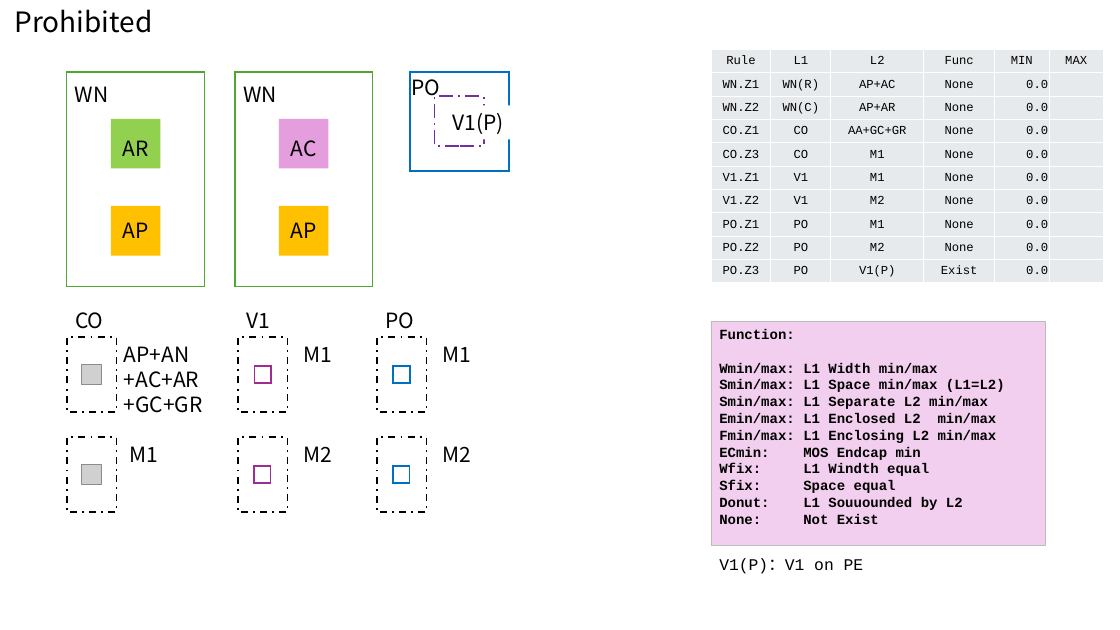
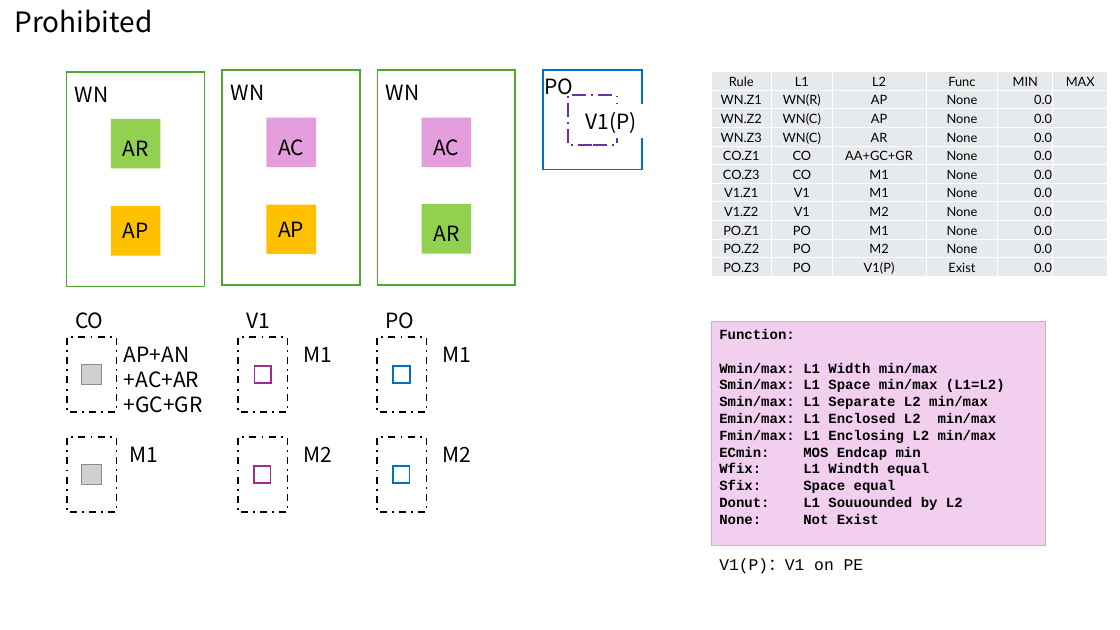
Before and after one commit to H-Ojiro/TR-1um, a slide deck: slide 3 of Document/TR-1um_DRC_summary.pptx. Drawn at 1120x630 pixels with LibreOffice and Linux fonts; fonts in the diff are those of the drawing; grey boxes stand for pictures. Boxes give left, top, right and bottom in pixels: in the first picture for what was removed or moved away, otherwise in the second. Text is boxed around its words. In the diff, an @@ line names an element or a change of style, - is before the commit and + after.

```diff
--- a/Document/TR-1um_DRC_summary.pptx
+++ b/Document/TR-1um_DRC_summary.pptx
@@ 3 texts, 1 rectangle: place and size @@
-3 texts, 1 rectangle at box(234, 71, 372, 287)
+3 texts, 1 rectangle at box(223, 71, 360, 286)
@@ rectangle added at box(377, 71, 515, 286), outline #4EA72E 1.5 pt @@
@@ text added at box(386, 84, 420, 100), 18 pt, text #000000 @@
+WN
@@ table at box(711, 71, 1107, 278) @@
-row 2: WN.Z1 | WN(R) | AP+AC | None | 0.0 | 
-row 3: WN.Z2 | WN(C) | AP+AR | None | 0.0 | 
+row 2: WN.Z1 | WN(R) | AP | None | 0.0 | 
+row 3: WN.Z2 | WN(C) | AP | None | 0.0 | 
+row 4: WN.Z3 | WN(C) | AR | None | 0.0 | 
@@ table: place and size @@
-table at box(711, 50, 1103, 283)
+table at box(711, 71, 1107, 278)
@@ rectangle: place and size @@
-rectangle at box(279, 119, 329, 169)
+rectangle at box(266, 118, 316, 167)
@@ rectangle added at box(422, 118, 471, 167), fill #E59EDD @@
@@ 2 texts, 2 rectangles: place and size @@
-2 texts, 2 rectangles at box(410, 71, 509, 171)
+2 texts, 2 rectangles at box(543, 71, 642, 170)
@@ text added at box(433, 139, 459, 156), 18 pt, text #000000 @@
+AC
@@ rectangle: place and size @@
-rectangle at box(279, 206, 329, 255)
+rectangle at box(266, 205, 316, 255)
@@ rectangle added at box(422, 204, 471, 254), fill #92D050 @@
@@ text added at box(433, 225, 459, 241), 18 pt, text #000000 @@
+AR
```
Also in this commit, not shown: 1 other slide changed, 5 other files.
